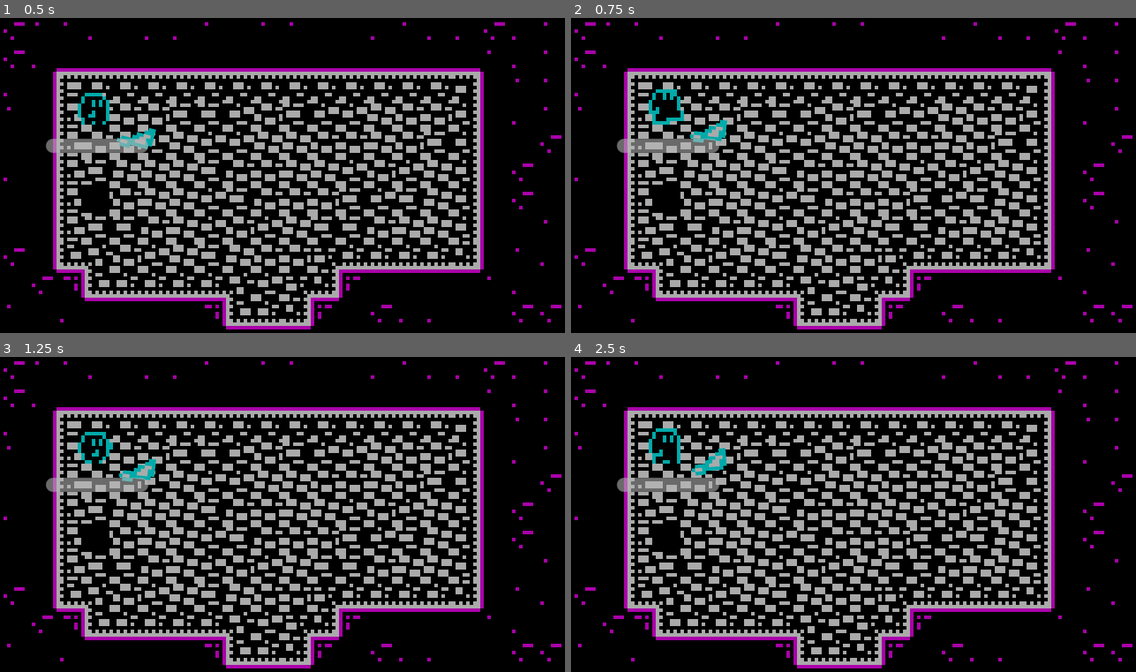
Above: before the commit, frames 1-4 (two rows, left to right).
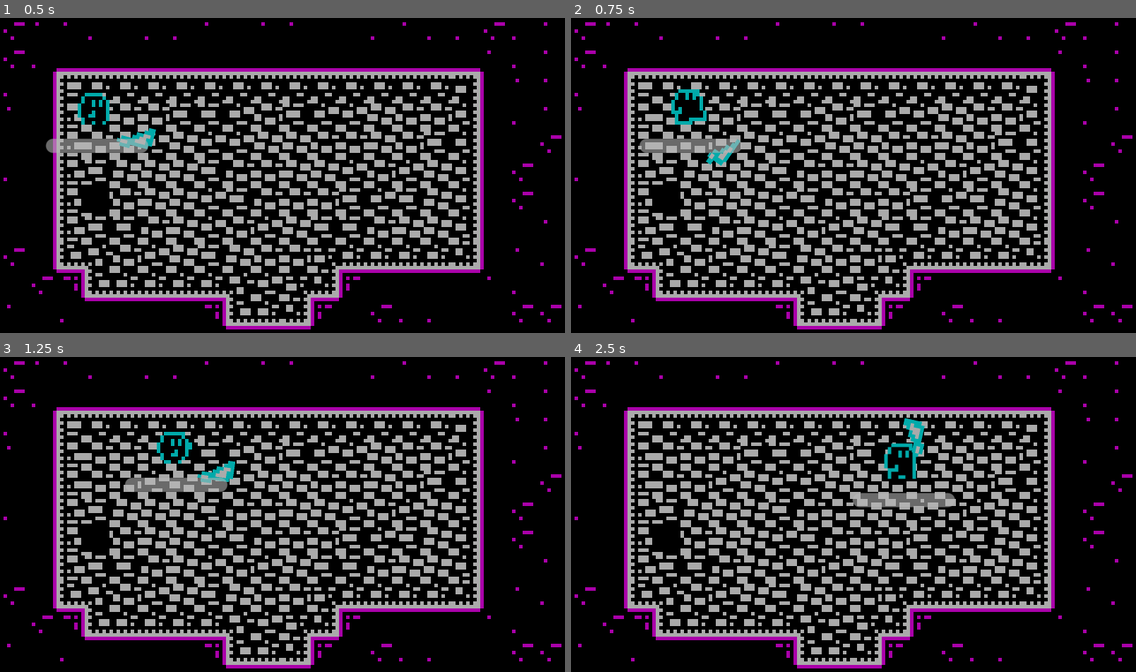
Above: after the commit, the same moments.

Repository: Renan-G-projec/DungeonWarrior
Game: Godot game, scene res://scenes/main.tscn
The game is run twice, just before and just after one commit, with the same random seed, the same clock (stepped at 60 frames per second) and the same inputs. The engine's default icon, where the game draws it, is replaced by a stand-in: a white triangle on a blue panel in a dark square.
Inputs (mouse positions are in pixels of both pictures, inside the frame that each line leads up to):
- Up to frame 1 (0.5 s): no input
- Up to frame 2 (0.75 s): tap Enter at 0.5 s; move the mouse to (977, 159) at 0.52 s; hold D (walk_right) from 0.53 s (still down); tap E (Interact) at 0.6 s; click (977, 159) at 0.67 s
- Up to frame 3 (1.25 s): keep holding D (walk_right)
- Up to frame 4 (2.5 s): move the mouse to (740, 530) at 1.27 s; release D (walk_right) at 1.28 s; hold S (walk_down) 1.28-2.03 s; click (740, 530) at 1.35 s; move the mouse to (910, 442) at 2.02 s; hold D (walk_right) from 2.03 s (still down); tap Shift (dash) at 2.1 s

Frame 1 is identical in both runs. In frame 2, 1.3% of the frame differs, in the area x 8-31%, y 22-47%; in frame 3, 1.9%; in frame 4, 2.3%, in the area x 8-68%, y 19-48%.
Error before the commit: Trying to assign value of type 'Node' to a variable of type 'stun_component.gd'. (res://features/player/player.gd:10)

Commit message:
Added ememy sprites

Diff:
--- a/features/player/player.tscn
+++ b/features/player/player.tscn
@@ -167,6 +167,7 @@
 
 [node name="StunComponent" type="Node" parent="." unique_id=1315810615]
 script = ExtResource("9_k34i2")
-[node name="sword" parent="." unique_id=767143745 instance=ExtResource("9_k34i2")]
+
+[node name="sword" parent="." unique_id=767143745 instance=ExtResource("10_47rrt")]
 
 [connection signal="took_damage" from="HealthComponent" to="." method="_on_health_component_took_damage"]
Binary file added: features/enemies/ememies/Sprite-0002.ase
Binary file added: features/enemies/ememies/bat.png
Not shown, added: features/enemies/ememies/bat.png.import
Binary file added: features/enemies/ememies/ghost.png
Not shown, added: features/enemies/ememies/ghost.png.import
Binary file added: features/enemies/ememies/mushroom.png
Not shown, added: features/enemies/ememies/mushroom.png.import
Binary file added: features/enemies/ememies/slime.png
Not shown, added: features/enemies/ememies/slime.png.import
Not shown: 1 places in features/player/player.tscn that only renumber resources
